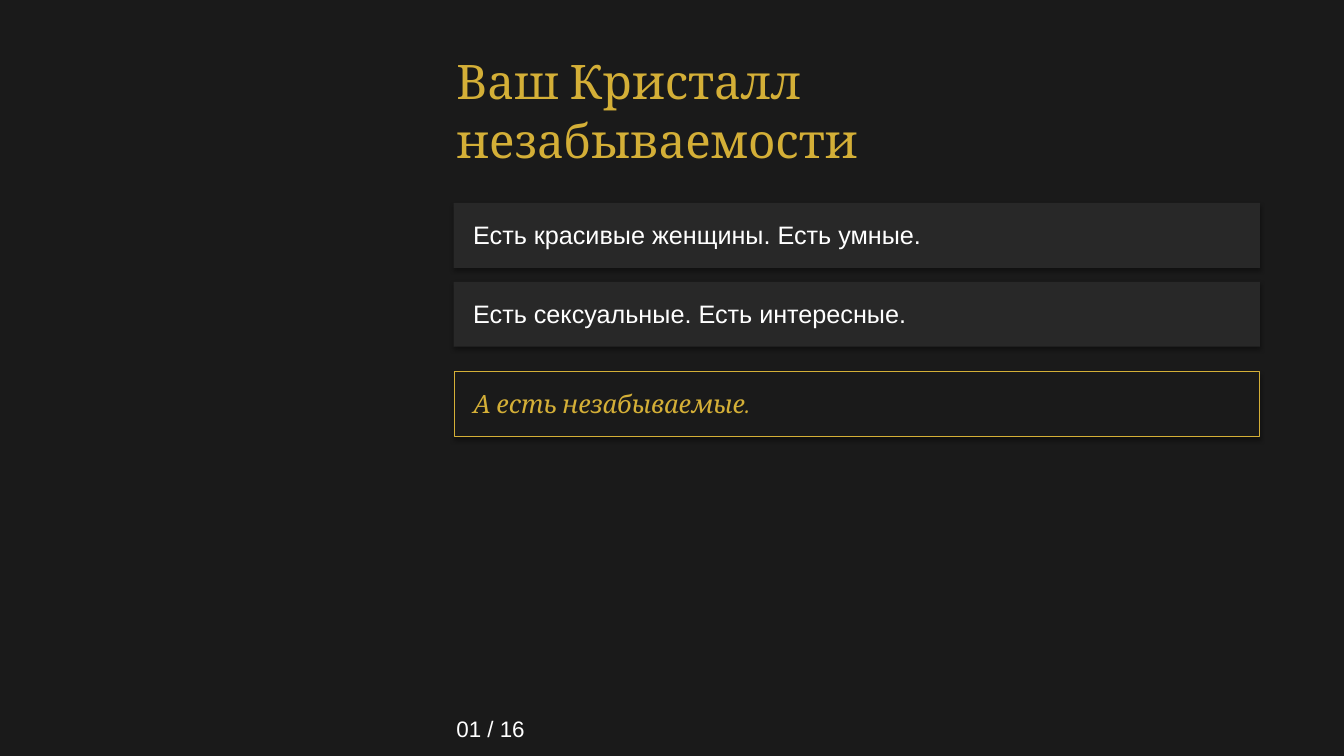
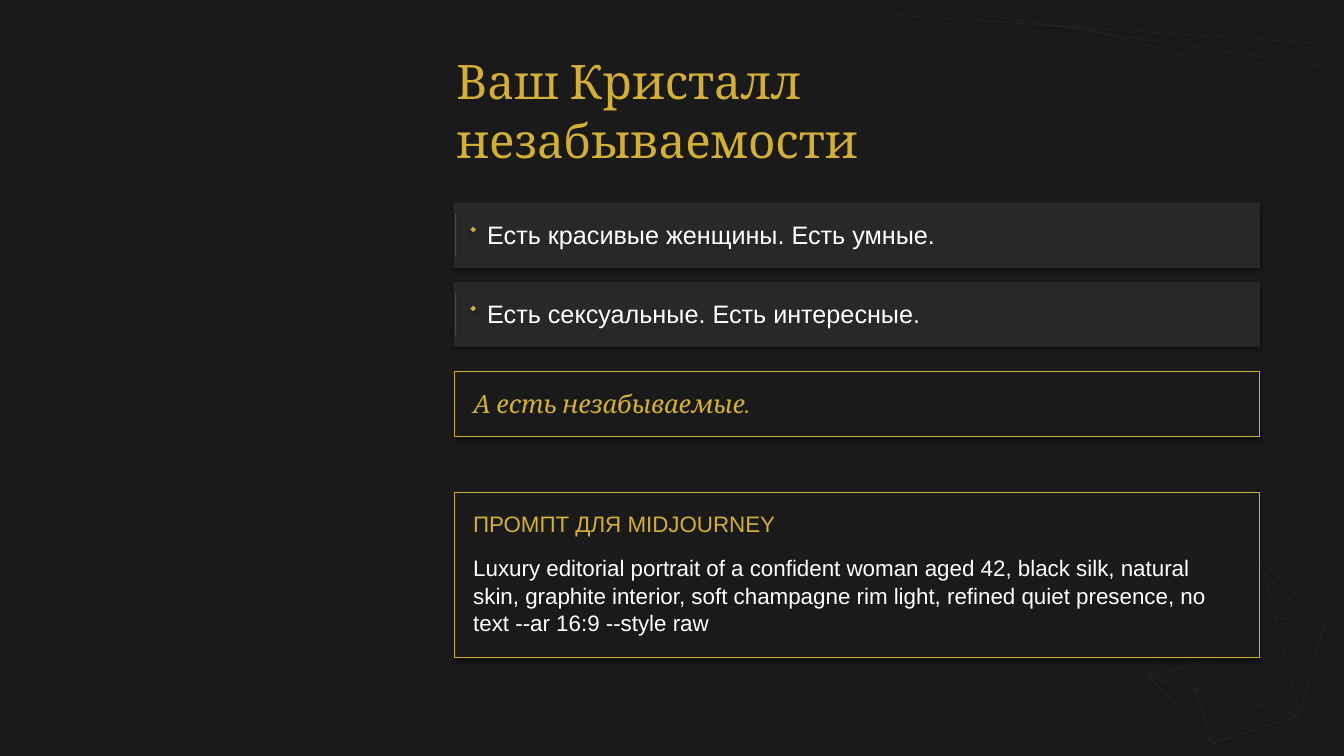
Before and after one commit to babylonofkommod-ai/-, a slide deck: slide 1 of Ваш Кристалл незабываемости.pptx. Drawn at 1344x756 pixels with LibreOffice and Linux fonts; fonts in the diff are those of the drawing. Boxes give left, top, right and bottom in pixels: in the first picture for what was removed or moved away, otherwise in the second. Text is boxed around its words. In the diff, an @@ line names an element or a change of style, - is before the commit and + after.

Commit message:
Add subtle crystal graphics and Midjourney prompt containers; remove slide numbering

```diff
--- a/Ваш Кристалл незабываемости.pptx
+++ b/Ваш Кристалл незабываемости.pptx
@@ text "Есть красивые женщины. Есть умные.": place and size @@
-text "Есть красивые женщины. Есть умные." at <box>473,226,921,250</box>
+text "Есть красивые женщины. Есть умные." at <box>487,226,935,250</box>
@@ line added from (456, 214) to (456, 257), #D4AF37 0.5 pt @@
@@ diamond added at <box>471,227,477,233</box>, fill #D4AF37 @@
@@ text "Есть сексуальные. Есть интересные.": place and size @@
-text "Есть сексуальные. Есть интересные." at <box>473,305,906,329</box>
+text "Есть сексуальные. Есть интересные." at <box>487,305,920,329</box>
@@ line added from (456, 293) to (456, 336), #D4AF37 0.5 pt @@
@@ diamond added at <box>471,306,477,312</box>, fill #D4AF37 @@
@@ rectangle added at <box>455,493,1260,657</box>, fill #1A1A1A, outline #D4AF37 0.75 pt @@
@@ text added at <box>473,516,776,537</box>, 16 pt, text #D4AF37 @@
+ПРОМПТ ДЛЯ MIDJOURNEY
@@ text added at <box>473,559,1205,636</box>, 16 pt, text #FFFFFF @@
+Luxury editorial portrait of a confident woman aged 42, black silk, natural
+skin, graphite interior, soft champagne rim light, refined quiet presence, no
+text --ar 16:9 --style raw
@@ line added from (1170, 602) to (1261, 561), #D4AF37 0.35 pt @@
@@ line added from (1261, 561) to (1325, 624), #D4AF37 0.35 pt @@
@@ line added from (1261, 561) to (1300, 716), #D4AF37 0.3 pt @@
@@ line added from (1149, 678) to (1170, 602), #D4AF37 0.35 pt @@
@@ line added from (1325, 624) to (1149, 678), #D4AF37 0.3 pt @@
@@ line added from (1170, 602) to (1325, 624), #D4AF37 0.3 pt @@
@@ line added from (1170, 602) to (1213, 744), #D4AF37 0.3 pt @@
@@ text removed at <box>456,721,525,738</box> @@
-01 / 16
```
Also in this commit, not shown: 15 other slides changed, 2 other files.
